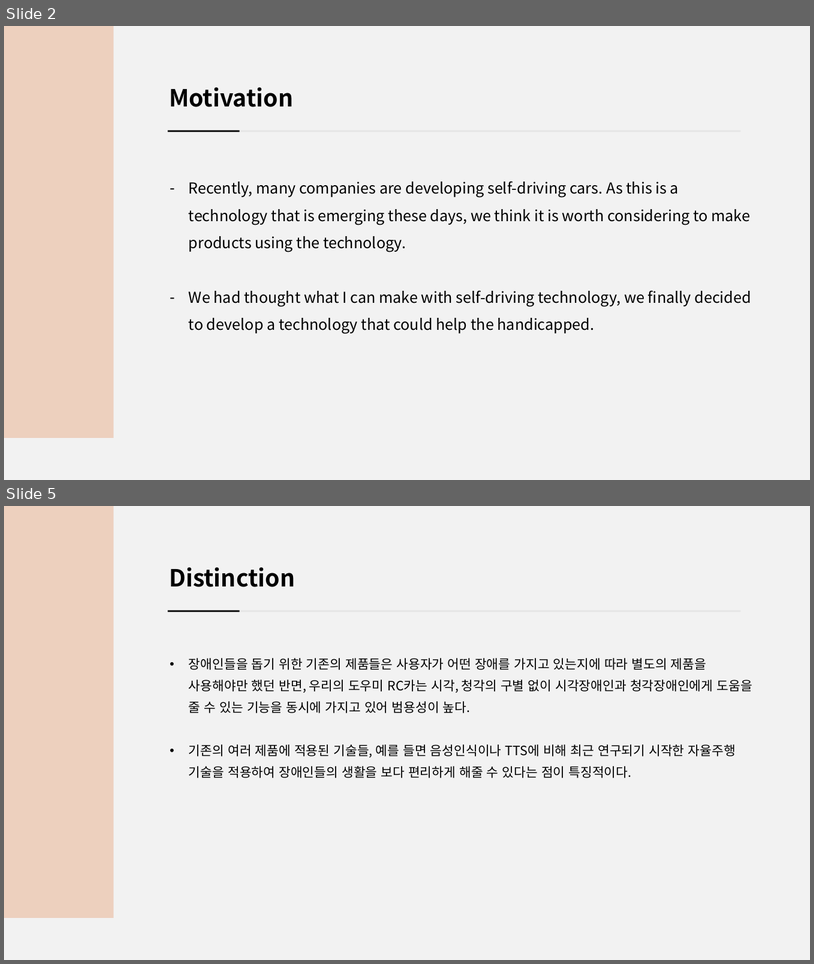
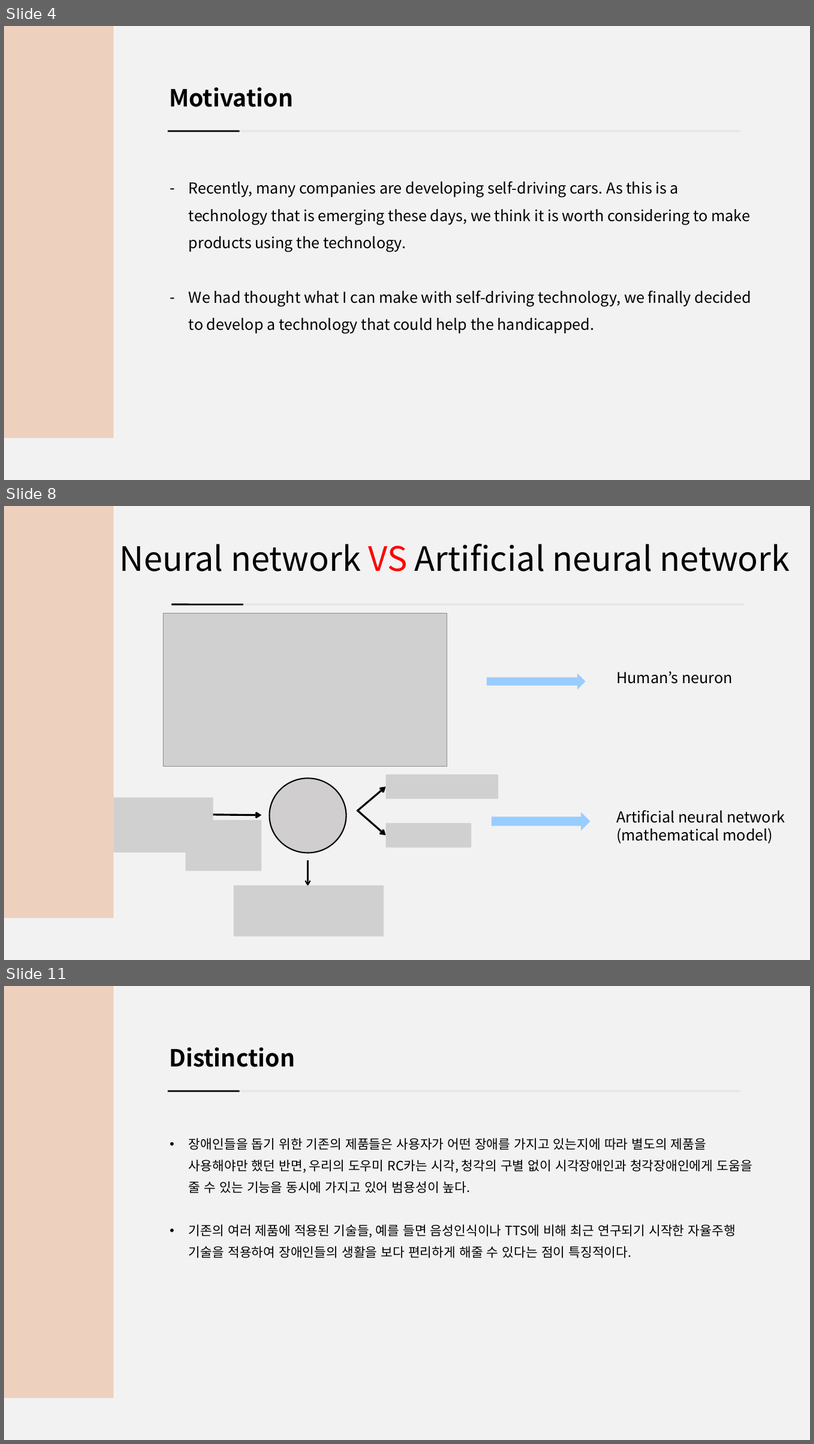
Before and after one commit to jsotouto/ICARUS, a slide deck: ICARUS 발표자료.pptx. Shown one above the other, each under a label of ours: slides 2 and 5 before the commit, slides 4, 8 and 11 after it; the slides between them are not shown. The pictures are 814x964 and 814x1444 pixels, drawn with LibreOffice and Linux fonts; fonts in the diff are those of the drawing; grey boxes stand for pictures. Boxes give left, top, right and bottom in pixels: in the first picture for what was removed or moved away, otherwise in the second. Text is boxed around its words. In the diff, an @@ line names an element or a change of style, - is before the commit and + after.

```diff
--- a/ICARUS 발표자료.pptx
+++ b/ICARUS 발표자료.pptx
@@ slide 8 added at <box>4,506,810,960</box>, background #F2F2F2 @@
@@ rectangle added at <box>4,506,113,918</box>, fill #EDD0BE @@
@@ title added at <box>120,543,791,571</box>, 40 pt, text #000000 @@
+Neural network VS Artificial neural network
@@ picture added at <box>164,613,448,766</box> @@
@@ line added from (171, 604) to (745, 604), #E5E5E5 2 pt @@
@@ line added from (171, 604) to (243, 604), #000000 2 pt @@
@@ right arrow added at <box>488,673,586,690</box>, fill #99CCFF @@
@@ text added at <box>617,671,733,684</box>, 18 pt, text #000000 @@
+Human’s neuron
@@ picture added at <box>386,774,499,798</box> @@
@@ ellipse added at <box>270,778,347,853</box>, fill #D0CECE, outline #000000 1.5 pt @@
@@ arrow added from (357, 811) to (386, 787), #000000 2.25 pt @@
@@ picture added at <box>113,797,213,852</box> @@
@@ arrow added from (357, 810) to (386, 835), #000000 2.25 pt @@
@@ text added at <box>617,810,786,843</box>, 18 pt, text #000000 @@
+Artificial neural network
+(mathematical model)
@@ arrow added from (184, 814) to (262, 815), #000000 2.25 pt @@
@@ picture added at <box>185,820,262,871</box> @@
@@ picture added at <box>386,823,471,847</box> @@
@@ right arrow added at <box>492,812,590,830</box>, fill #99CCFF @@
@@ arrow added from (308, 860) to (308, 886), #000000 1.5 pt @@
@@ picture added at <box>234,885,384,936</box> @@
@@ what was slide 2 is now slide 4 @@
@@ what was slide 5 is now slide 11 @@
```
Also in this commit, not shown: 2 slides changed, 7 other slides added, 1 slide removed.
